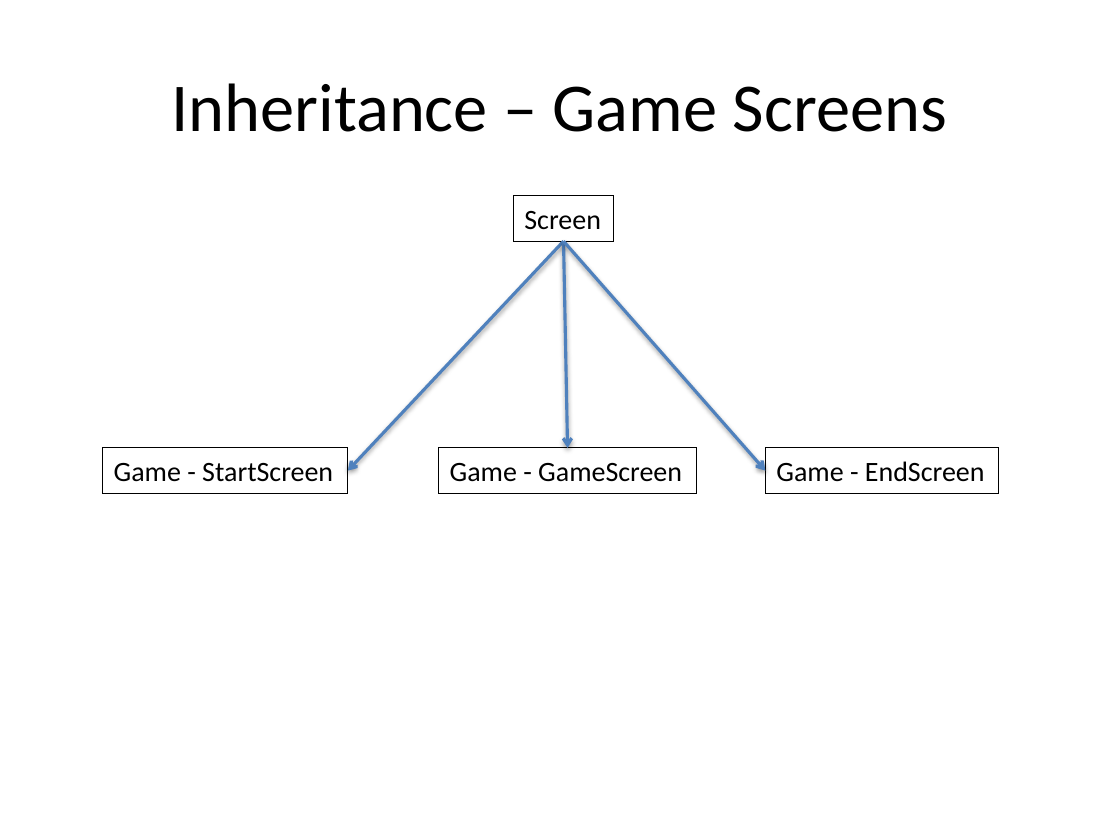
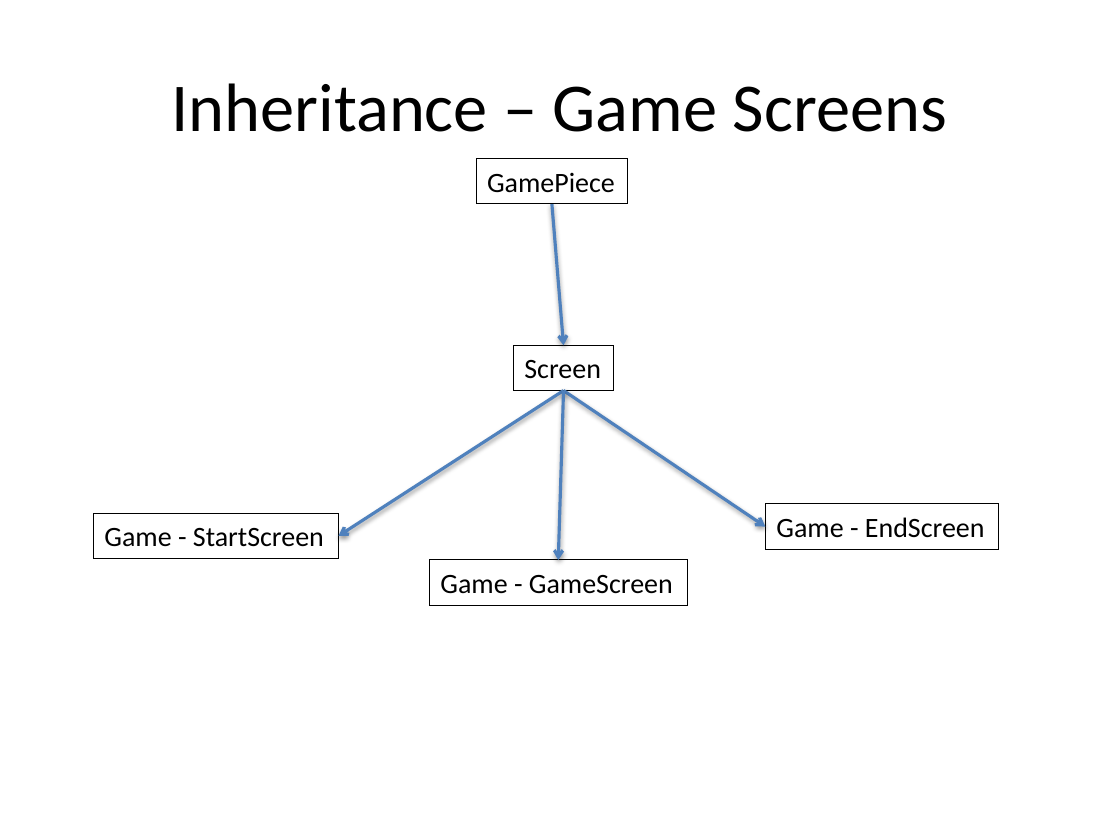
Before and after one commit to pindiespace/class-zookillsoccer, a slide deck: slide 10 of assets/ZooKill Soccer Game Design Document.pptx. Drawn at 1120x840 pixels with LibreOffice and Linux fonts; fonts in the diff are those of the drawing. Boxes give left, top, right and bottom in pixels: in the first picture for what was removed or moved away, otherwise in the second. Text is boxed around its words. In the diff, an @@ line names an element or a change of style, - is before the commit and + after.

```diff
--- a/assets/ZooKill Soccer Game Design Document.pptx
+++ b/assets/ZooKill Soccer Game Design Document.pptx
@@ rectangle added at (476,159,628,204), outline #000000 0.75 pt, 18 pt, text #000000 @@
+GamePiece
@@ arrow moved from (563, 241) - (568, 448) to (552, 204) - (563, 345) @@
@@ rectangle "Screen": place and size @@
-rectangle "Screen" at (513,196,614,241)
+rectangle "Screen" at (513,345,614,390)
@@ arrow moved from (563, 241) - (348, 470) to (563, 391) - (338, 536) @@
@@ arrow added from (563, 391) to (558, 560), #4F81BD 2 pt @@
@@ arrow moved from (563, 241) - (765, 470) to (563, 391) - (765, 526) @@
@@ rectangle "Game - EndScreen": place and size @@
-rectangle "Game - EndScreen" at (765,448,998,493)
+rectangle "Game - EndScreen" at (765,504,998,549)
@@ rectangle "Game - StartScreen": place and size @@
-rectangle "Game - StartScreen" at (103,448,348,493)
+rectangle "Game - StartScreen" at (93,513,338,558)
@@ rectangle "Game - GameScreen": place and size @@
-rectangle "Game - GameScreen" at (439,448,697,493)
+rectangle "Game - GameScreen" at (429,560,687,605)
```
Also in this commit, not shown: 3 other slides changed, 30 other files.
